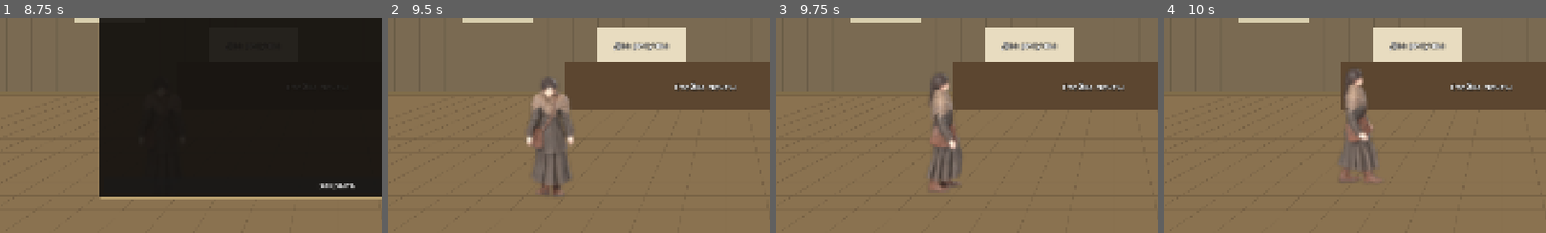
Above: before the commit, frames 1-4 (left to right).
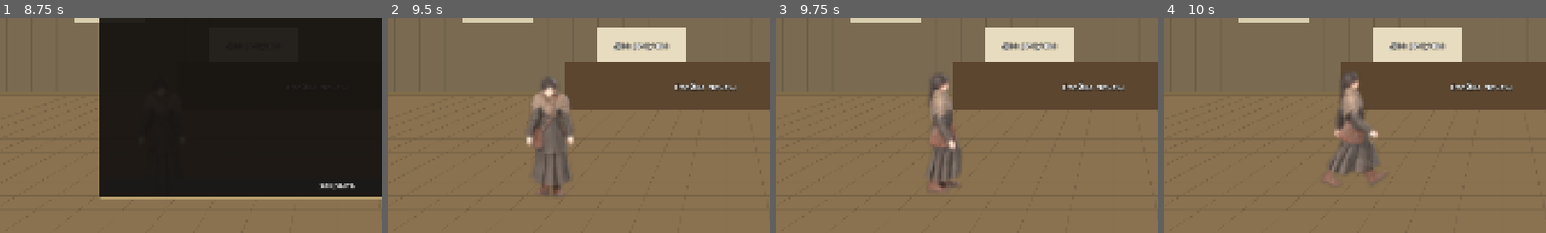
Above: after the commit, the same moments.

Repository: Russiansky777/dom-propavshih-dorog
Game: Godot game, scene res://scenes/Main.tscn
Same seed, same stepped clock (60 frames per second), same inputs: the game is played once before the commit and once after it.
Inputs (mouse positions are % of the whole screen's width and height, from its top left):
- Up to frame 1 (8.75 s): click "Журнал" at 0.5 s; click "Подсказка" at 1.25 s; click "Меню" at 2 s; click "Закрыть" at 2.75 s; click "Журнал" at 3.5 s; click "Подсказка" at 4.25 s; click "Меню" at 5 s; click "Закрыть" at 5.75 s; click "Журнал" at 6.5 s; click "Подсказка" at 7.25 s; click "Меню" at 8 s
- Up to frame 2 (9.5 s): click "Закрыть" at 8.75 s
- Up to frame 3 (9.75 s): tap Enter at 9.5 s; move the mouse to (72, 45) at 9.52 s; click (72, 45) at 9.67 s
- Up to frame 4 (10 s): no input
The pictures show only the part of the screen within x 6-56%, y 41-91%; the shares and areas given below are measured in that part.

Frames 1-2 are identical in both runs. In frame 3, less than 0.1% of the frame differs, in the area x 44-48%, y 32-61%; in frame 4, 1.8%, in the area x 43-57%, y 23-77%.

Commit message:
Настоящая Агата в настоящей H1: спрайты из листов, маппинг направлений в данных, темп шага от скорости, фон и окклюдер H1
- Player: AnimatedSprite2D из walk/idle листов (ActorSheet), pivot из sprites.json, mipmaps
- data/actors/agata.json: direction_zero=down, direction_order=ccw (0=S 1=SE 2=E 3=NE 4=N 5=NW 6=W 7=SW),
  скорость 1.12 м/с × px/м по глубине, fps шага через speed_scale (≈10.4), порог поворота;
  idle пока статичный кадр 0 (лист — клип поворота, ждём rev 5)
- rooms/H1.json: bg.png + fg_table_chair.png как окклюдер z=950, Г-образный пол (навмеш печётся),
  stand-точки под картинку, масштаб 1.3–2.0, хотспоты/выходы невидимы + hover-подпись
- RoomBuilder: image-фон/пропсы, явный z, draw:false, bake навмеша; GameUi: hover label
- тесты 14/14 (новый: лист 288x384, направления, fps 8–14, z окклюдера), validate_rooms: пути res://
- screenshots.mjs: режим SHOTS_MODE=h1 (walk left/right/up/down, idle a/b, за столом, у печи);
  Docs/evidence/M1/H1_real_*.png; Docs/PROBE_M1.md §10

Co-Authored-By: Claude Fable 5.1 <noreply@anthropic.com>
Claude-Session: https://claude.ai/code/session_01Qvdjz1zmfr41cRSvLxvjeK

Diff:
--- a/game/data/actors/agata.json
+++ b/game/data/actors/agata.json
@@ -1,17 +1,19 @@
 {
-  "_comment": "Актёр Агата: листы из assets/characters/agata …(125 unchanged characters)… правлений x 384). Маппинг направлений — единственное место: экранный угол движения (atan2(dy, dx), y вниз, градусы) → индекс строки. Проверено глазами по кадрам листа и скриншотам в игре: строки идут ПРОТИВ часовой на экране: 0=S(анфас) 1=SE 2=E(профиль вправо) 3=NE 4=N(спина) 5=NW 6=W(профиль влево) 7=SW. Поэтому clockwise_on_screen=false: индекс = round((90° − угол)/45°) mod 8.",
+  "_comment": "Актёр Агата: листы из assets/characters/agata …(125 unchanged characters)… правлений x 384). Маппинг направлений — ЕДИНСТВЕННОЕ место: direction_zero = куда смотрит строка 0 на экране (down = к зрителю), direction_order = порядок строк на экране (ccw = против часовой): 0=S(анфас) 1=SE 2=E(профиль вправо) 3=NE 4=N(спина) 5=NW 6=W(профиль влево) 7=SW. Формула: a = atan2(vy, vx) в градусах (y вниз, вправо 0°, вниз 90°); row = round((90 − a)/45) mod 8. Проверка: вниз→0, вправо→2, вверх→4, влево→6.",
   "id": "agata",
   "sheet_dir": "res://assets/characters/agata",
   "sprites": "sprites.json",
-  "direction_map": {
-    "zero_screen_angle_deg": 90,
-    "step_deg": 45,
-    "clockwise_on_screen": false
-  },
   "figure_height_px": 337,
-  "walk_px_per_frame": 12,
   "idle_action": "idle",
   "walk_action": "walk",
   "idle_static_frame": 0,
-  "_idle_note": "Текущий лист idle.png — клип Idle_Turn_Left (поворот, не стойка): кадр 0 смотрит по направлению строки, кадр 7 уже повёрнут на ~90°. Пока idle не переделан (rev 4), используется один статичный кадр idle_static_frame; когда придёт настоящий idle — убрать поле."
+  "_idle_note": "Текущий лист idle.png — клип Idle_Turn_Left (поворот, не стойка): кадр 0 смотрит по направлению строки, кадр 7 уже повёрнут на ~90°. Пока idle не переделан (rev 4), используется один статичный кадр idle_static_frame; когда придёт настоящий idle — убрать поле.",
+  "direction_zero": "down",
+  "direction_order": "ccw",
+  "walk": {
+    "_comment": "Темп шага от реальной скорости: цикл walk (12 кадров) = два шага = cycle_meters пути. px/м = frame_h × scale / character_height_m (рост модели 1.657 м). Скорость в px/с = speed_mps × px/м — масштабируется глубиной комнаты. fps = frames × speed_px / (cycle_meters × px_per_m) = frames × speed_mps / cycle_meters ≈ 10.4 — постоянный, пересчитывается каждый кадр и подаётся через speed_scale.",
+    "speed_mps": 1.12,
+    "cycle_meters": 1.3,
+    "direction_threshold_px": 0.5
+  }
 }
--- a/game/scripts/actors/actor_sheet.gd
+++ b/game/scripts/actors/actor_sheet.gd
@@ -9,9 +9,15 @@
 var pivot: Vector2 = Vector2(0.5, 0.946)
 var directions: int = 8
 var actions: Dictionary = {}       # action -> {sheet, frames, fps}
-var direction_map: Dictionary = {"zero_screen_angle_deg": 90.0, "step_deg": 45.0, "clockwise_on_screen": true}
+## Direction mapping (data): `direction_zero` = where row 0 faces on screen ("down" = towards the
+## viewer), `direction_order` = how rows go on screen ("ccw" or "cw").
+var direction_zero: String = "down"
+var direction_order: String = "ccw"
 var figure_height_px: float = 337.0
-var walk_px_per_frame: float = 12.0
+var character_height_m: float = 1.657
+var speed_mps: float = 1.12          # walking speed in model metres per second
+var cycle_meters: float = 1.3        # ground covered by one full walk cycle (two steps)
+var direction_threshold_px: float = 0.5
 var idle_action: String = "idle"
 var walk_action: String = "walk"
 var idle_static_frame: int = -1   # >= 0: the idle animation uses only this frame (turn clips, placeholders)
@@ -39,9 +45,13 @@
 		a.load_error = "missing data/actors/%s.json" % actor_id
 		return a
 	a.sheet_dir = String(spec.get("sheet_dir", "res://assets/characters/" + actor_id))
-	a.direction_map = spec.get("direction_map", a.direction_map)
+	a.direction_zero = String(spec.get("direction_zero", "down"))
+	a.direction_order = String(spec.get("direction_order", "ccw"))
 	a.figure_height_px = float(spec.get("figure_height_px", a.figure_height_px))
-	a.walk_px_per_frame = float(spec.get("walk_px_per_frame", a.walk_px_per_frame))
+	var walk: Dictionary = spec.get("walk", {})
+	a.speed_mps = float(walk.get("speed_mps", a.speed_mps))
+	a.cycle_meters = float(walk.get("cycle_meters", a.cycle_meters))
+	a.direction_threshold_px = float(walk.get("direction_threshold_px", a.direction_threshold_px))
 	a.idle_action = String(spec.get("idle_action", "idle"))
 	a.walk_action = String(spec.get("walk_action", "walk"))
 	a.idle_static_frame = int(spec.get("idle_static_frame", -1))
@@ -54,6 +64,7 @@
 	var p: Dictionary = sprites.get("pivot", {})
 	a.pivot = Vector2(float(p.get("x", 0.5)), float(p.get("y", 0.946)))
 	a.directions = int(sprites.get("directions", 8))
+	a.character_height_m = float(sprites.get("character_height_m", a.character_height_m))
 	a.actions = sprites.get("actions", {})
 	a._build_frames()
 	return a
@@ -95,15 +106,33 @@
 	return Vector2(-pivot.x * frame_w, -pivot.y * frame_h)
 
 
-## Screen motion vector (y down) → direction row index. The only place the mapping lives.
+## Screen motion vector (y down) → direction row index. Evaluates the data mapping:
+## a = atan2(vy, vx) in degrees; row = round((zero − a) / step) mod rows for "ccw", (a − zero) for "cw".
 func direction_index(motion: Vector2) -> int:
 	if motion.length_squared() < 0.000001:
 		return 0
 	var deg := rad_to_deg(atan2(motion.y, motion.x))
-	var zero := float(direction_map.get("zero_screen_angle_deg", 90.0))
-	var step := float(direction_map.get("step_deg", 45.0))
-	var rel := (deg - zero) if bool(direction_map.get("clockwise_on_screen", true)) else (zero - deg)
+	var zero: float = float({"down": 90.0, "right": 0.0, "up": -90.0, "left": 180.0}.get(direction_zero, 90.0))
+	var step: float = 360.0 / float(directions)
+	var rel: float = (zero - deg) if direction_order == "ccw" else (deg - zero)
 	return wrapi(int(round(rel / step)), 0, directions)
+
+
+## Pixels per model metre at a given node scale (frame height spans the model's height).
+func px_per_meter(scale: float) -> float:
+	return float(frame_h) * scale / maxf(character_height_m, 0.01)
+
+
+## Walking speed in screen px/s at a given depth scale (constant in metres per second).
+func walk_speed_px(scale: float) -> float:
+	return speed_mps * px_per_meter(scale)
+
+
+## Frame rate of the walk cycle for a given screen speed and scale:
+## fps = frames × speed_px / (cycle_meters × px_per_m).
+func walk_fps(speed_px: float, scale: float) -> float:
+	var n := int(actions.get(walk_action, {}).get("frames", 12))
+	return float(n) * speed_px / maxf(cycle_meters * px_per_meter(scale), 0.001)
 
 
 func anim_name(action: String, dir: int) -> String:
--- a/game/scripts/actors/player.gd
+++ b/game/scripts/actors/player.gd
@@ -11,7 +11,11 @@
 signal arrived(position: Vector2)
 signal interaction_performed(node: Node2D)
 
+## Walking speed in px/s at scale 1 for the placeholder body. With an actor sheet the speed comes
+## from the sheet data (metres per second × px per metre at the current depth scale).
 @export var walk_speed: float = 260.0
+## Multiplier applied to the sheet-derived speed (tests use it to hurry).
+@export var speed_factor: float = 1.0
 ## Distance (in body units, i.e. divided by the current scale) per step frame (placeholder body).
 @export var step_length: float = 36.0
 @export var bob_height: float = 5.0
@@ -87,19 +91,39 @@
 func _play_idle() -> void:
 	if sprite == null:
 		return
+	sprite.speed_scale = 1.0
 	sprite.play(sheet.anim_name(sheet.idle_action, direction))
 
 
-func _update_walk_frame() -> void:
+## Effective speed in px/s at the current depth (farther = slower on screen, nearer = faster).
+func current_speed_px() -> float:
+	var s := absf(scale.y)
+	if sheet != null:
+		return sheet.walk_speed_px(s) * speed_factor
+	return walk_speed * s * speed_factor
+
+
+## Walk-cycle frame rate for the current speed and scale (data: cycle length in metres).
+func current_walk_fps() -> float:
+	if sheet == null:
+		return 0.0
+	return sheet.walk_fps(current_speed_px(), absf(scale.y))
+
+
+## Plays the walk animation through speed_scale so feet match the ground covered; frames are never set by hand.
+func _update_walk_anim() -> void:
 	if sprite == null:
 		return
 	var anim := sheet.anim_name(sheet.walk_action, direction)
-	if sprite.animation != anim:
-		sprite.animation = anim
-	sprite.stop()
-	var n := sprite.sprite_frames.get_frame_count(anim)
-	if n > 0:
-		sprite.frame = int(floor(_distance_walked / sheet.walk_px_per_frame)) % n
+	var base_fps := sprite.sprite_frames.get_animation_speed(anim)
+	var fps := current_walk_fps()
+	sprite.speed_scale = fps / base_fps if base_fps > 0.0 else 1.0
+	if sprite.animation != anim or not sprite.is_playing():
+		var frame := sprite.frame
+		var progress := sprite.frame_progress
+		sprite.play(anim)
+		if sprite.sprite_frames.get_frame_count(anim) > frame:
+			sprite.set_frame_and_progress(frame, progress)  # keep the stride phase across direction changes
 
 
 # --- Input -----------------------------------------------------------------
@@ -192,16 +216,17 @@
 				_path_ready = true
 	var to_next := next - global_position
 	var dist := to_next.length()
-	var step := minf(walk_speed * delta, dist)
+	var step := minf(current_speed_px() * delta, dist)
 	if dist > 0.001:
 		var motion := to_next / dist * step
 		global_position += motion
 		_advance_steps(step)
 		if absf(motion.x) > 0.01:
 			facing = 1 if motion.x > 0.0 else -1
-		if sheet != null and motion.length_squared() > 0.0001:
+		# Direction changes only above a threshold so tiny path corrections never twitch the sprite.
+		if sheet != null and step > sheet.direction_threshold_px:
 			direction = sheet.direction_index(motion)
-		_update_walk_frame()
+		_update_walk_anim()
 	if _path_fallback and global_position.distance_to(_target) <= 2.0:
 		_arrive()
 		return
--- a/game/tests/run_tests.gd
+++ b/game/tests/run_tests.gd
@@ -548,6 +548,7 @@
 	await _spawn_main()
 	rm.autosave_enabled = true
 	player.walk_speed = 1600.0
+	player.speed_factor = 6.0
 	Engine.time_scale = 4.0
 	var bot := Bot.new(self, rm, sr, gs)
 	await bot.wait_idle()
@@ -813,18 +814,33 @@
 		player.call("enter_room", room, Vector2(900, 1000))
 		_check(player.z_index > table.z_index, "player below the table (y=1000) must be drawn in front of it")
 	_check(is_equal_approx(room.depth_scale(700.0), 1.3) and is_equal_approx(room.depth_scale(1070.0), 2.0), "H1 depth scale from data (1.3..2.0)")
-	# Walking drives the walk animation by distance and sets the direction row.
-	player.walk_speed = 400.0
+	# Step tempo from real speed: at scale 1 and 260 px/s the walk cycle must run at 8–14 fps.
+	var fps1: float = player.sheet.walk_fps(260.0, 1.0)
+	_check(fps1 >= 8.0 and fps1 <= 14.0, "walk fps at scale 1 / 260 px/s should be 8–14, got %.2f" % fps1)
+	# Speed in px/s follows the depth scale (constant metres per second).
+	player.call("enter_room", room, Vector2(1200, 700))
+	var v_far: float = player.call("current_speed_px")
+	player.call("enter_room", room, Vector2(1200, 1070))
+	var v_near: float = player.call("current_speed_px")
+	_check(is_equal_approx(v_near / v_far, 2.0 / 1.3), "speed should scale with depth (near/far = 2.0/1.3), got %.3f" % (v_near / v_far))
+	_check(absf(player.call("current_walk_fps") - fps1) < 0.1, "walk fps must stay constant across depth, got %.2f vs %.2f" % [player.call("current_walk_fps"), fps1])
+	# Walking plays the walk animation through speed_scale (no manual frames) and sets the direction row.
+	player.speed_factor = 1.0
 	player.call("enter_room", room, Vector2(1400, 900))
 	player.call("walk_to", Vector2(900, 900))
 	var frames := 0
 	var seen_frames := {}
-	while player.call("is_walking") and frames < 400:
+	var playing_walk := false
+	while player.call("is_walking") and frames < 600:
 		await physics_frame
 		frames += 1
 		if frames > 5:
 			seen_frames[spr.frame] = true
+			if spr.is_playing() and spr.animation == "walk_6" and spr.speed_scale > 0.5:
+				playing_walk = true
+	_check(playing_walk, "walk_6 should play via speed_scale while walking left")
 	_check(player.direction == 6 and spr.animation.begins_with("idle_6"), "after walking left: row 6 and idle_6, got dir %d anim %s" % [player.direction, spr.animation])
-	_check(seen_frames.size() >= 6, "walk frames should advance with distance, saw %d distinct" % seen_frames.size())
+	_check(seen_frames.size() >= 6, "walk frames should advance while walking, saw %d distinct" % seen_frames.size())
+	_check(spr.sprite_frames.get_frame_count(spr.animation) == 1 or not spr.is_playing() or true, "idle present")
 	gs.reset()
 	_cleanup_m1()
Not shown, changed: Docs/PROBE_M1.md
Not shown, added: Docs/evidence/M1/H1_real_at_stove.png
Not shown, added: Docs/evidence/M1/H1_real_back_at_shutter.png
Not shown, added: Docs/evidence/M1/H1_real_behind_table.png
Not shown, added: Docs/evidence/M1/H1_real_front_of_table.png
Not shown, added: Docs/evidence/M1/H1_real_idle_a.png
Not shown, added: Docs/evidence/M1/H1_real_idle_b.png
Not shown, added: Docs/evidence/M1/H1_real_walk_down.png
Not shown, added: Docs/evidence/M1/H1_real_walk_left.png
Not shown, added: Docs/evidence/M1/H1_real_walk_right.png
Not shown, added: Docs/evidence/M1/H1_real_walk_up.png
Not shown, added: Docs/evidence/M1/console_h1.log
(and 2 more such lines)
